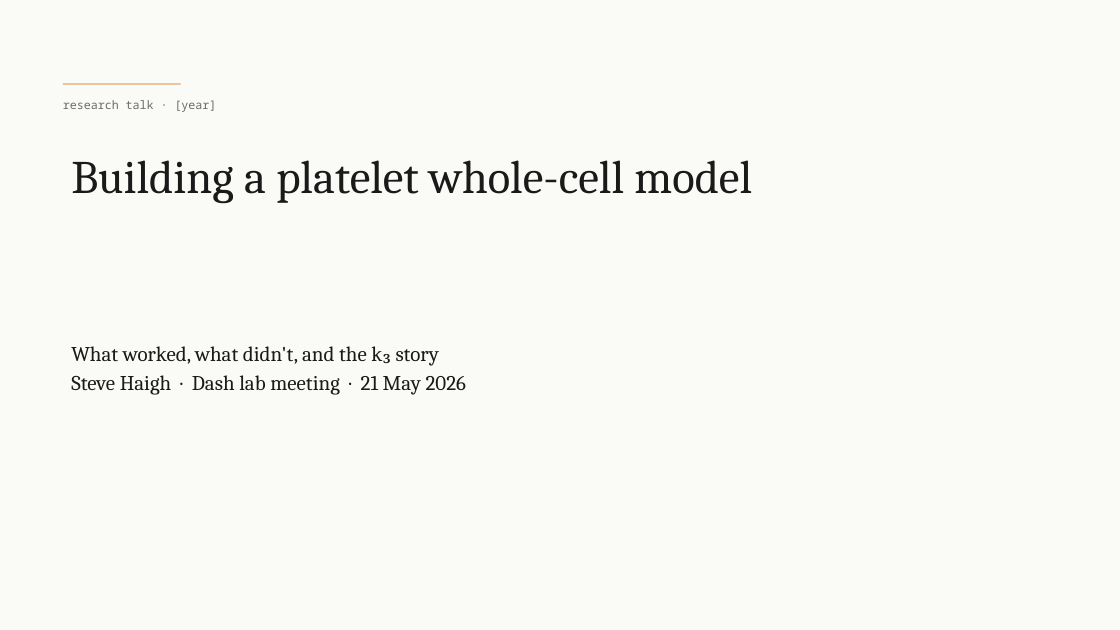
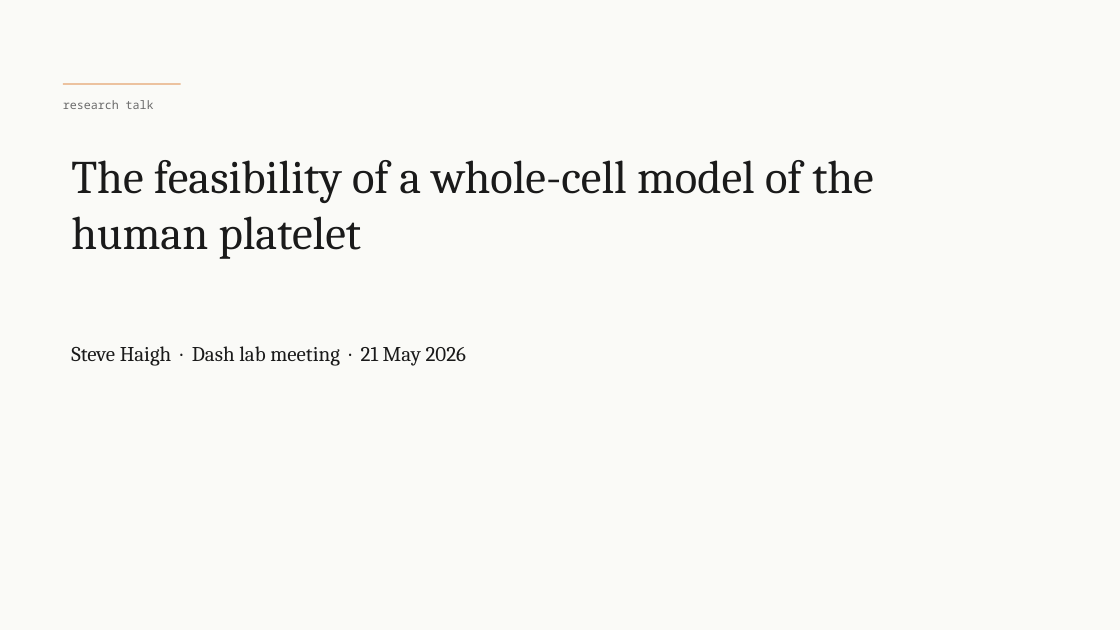
Before and after one commit to stevehaigh/platelet-wcm, a slide deck: slide 1 of reports/decks/lab-meeting-2026-05-14.pptx. Drawn at 1120x630 pixels with LibreOffice and Linux fonts; fonts in the diff are those of the drawing. Boxes give left, top, right and bottom in pixels: in the first picture for what was removed or moved away, otherwise in the second. Text is boxed around its words. In the diff, an @@ line names an element or a change of style, - is before the commit and + after.

```diff
--- a/reports/decks/lab-meeting-2026-05-14.pptx
+++ b/reports/decks/lab-meeting-2026-05-14.pptx
@@ text at (63,100,154,109): text changed @@
-research talk · [year]
+research talk
@@ title at (71,160,874,259): text changed @@
-Building a platelet whole-cell model
+The feasibility of a whole-cell model of the human platelet
@@ text at (71,346,439,366): paragraph removed @@
-What worked, what didn't, and the k₃ story
```
Also in this commit, not shown: 4 other slides changed, 7 slides added, 3 slides removed, 2 other files.
